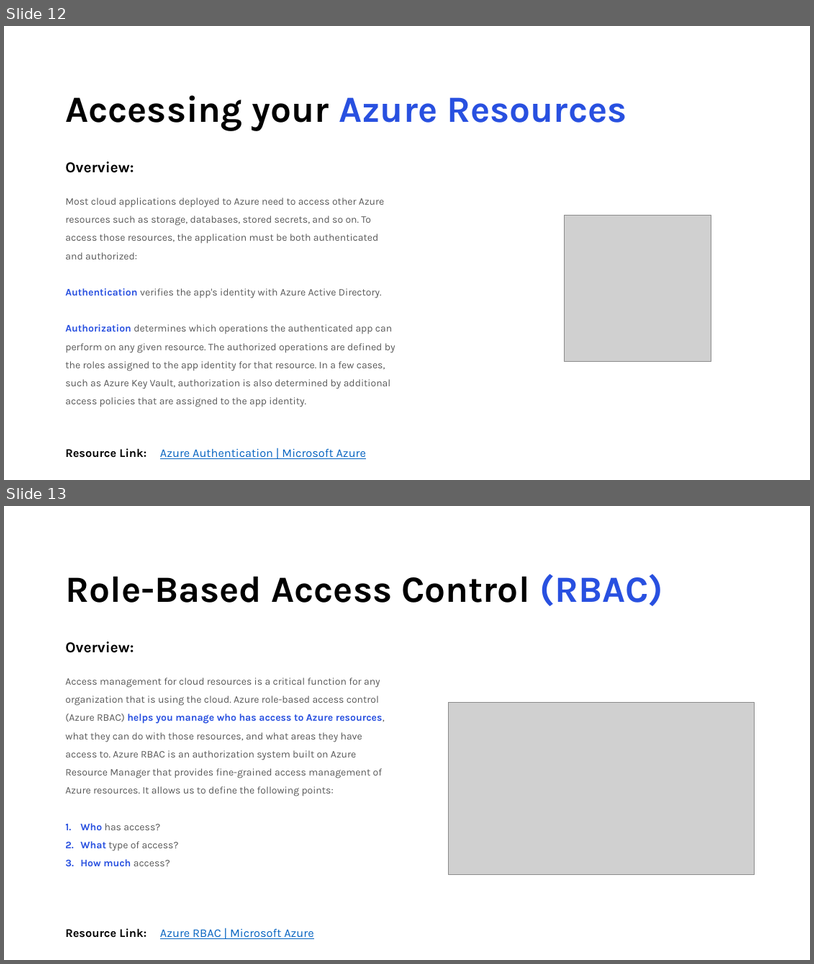
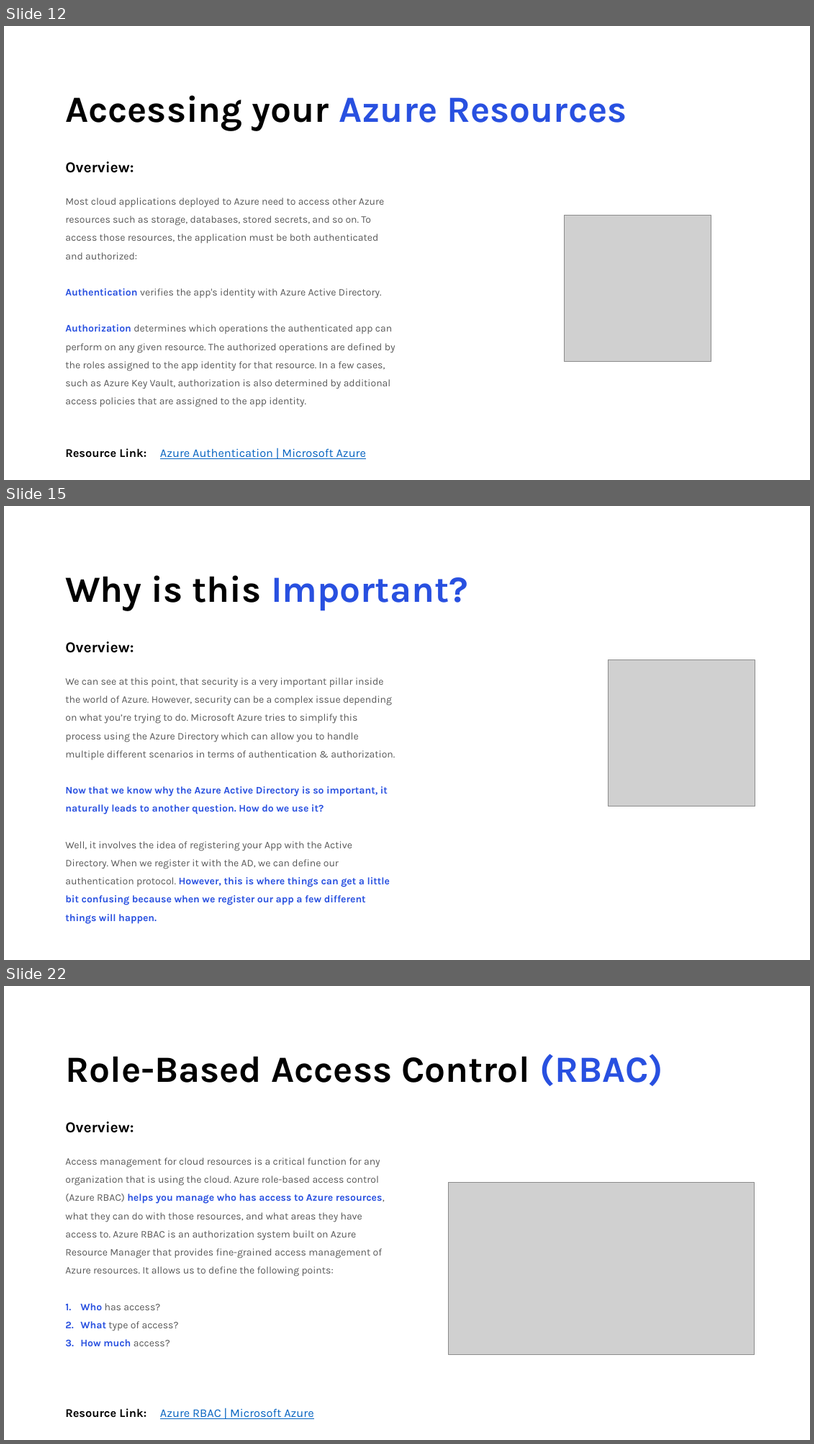
Before and after one commit to areed1192/azure-sql-data-project, a slide deck: samples/resources/Microsoft Azure.pptx. Shown one above the other, each under a label of ours: slides 12 and 13 before the commit, slides 12, 15 and 22 after it; the slides between them are not shown. The pictures are 814x964 and 814x1444 pixels, drawn with LibreOffice and Linux fonts; fonts in the diff are those of the drawing; grey boxes stand for pictures. Boxes give left, top, right and bottom in pixels: in the first picture for what was removed or moved away, otherwise in the second. Text is boxed around its words. In the diff, an @@ line names an element or a change of style, - is before the commit and + after.

```diff
--- a/samples/resources/Microsoft Azure.pptx
+++ b/samples/resources/Microsoft Azure.pptx
@@ slide 15 added at (4, 506, 810, 960), background #FFFFFF @@
@@ title added at (65, 575, 468, 611), 44 pt, text #2850E0, bold @@
+Why is this Important?
@@ text added at (65, 641, 134, 653), 18 pt, text #000000, bold @@
+Overview:
@@ text added at (65, 677, 395, 905), 12 pt, text #595959 @@
+We can see at this point, that security is a very important pillar inside the world of Azure. However, security can be a complex issue depending on what you’re trying to do. Microsoft Azure tries to simplify this process using the Azure Directory which can allow you to handle multiple different scenarios in terms of authentication & authorization.
+Now that we know why the Azure Active Directory is so important, it naturally leads to another question. How do we use it?
+Well, it involves the idea of registering your App with the Active Directory. When we register it with the AD, we can define our authentication protocol. However, this is where things can get a little bit confusing because when we register our app a few different things will happen.
@@ picture added at (609, 659, 756, 806) @@
@@ what was slide 13 is now slide 22 @@
```
Also in this commit, not shown: 1 slide changed, 12 other slides added, 7 other files.
